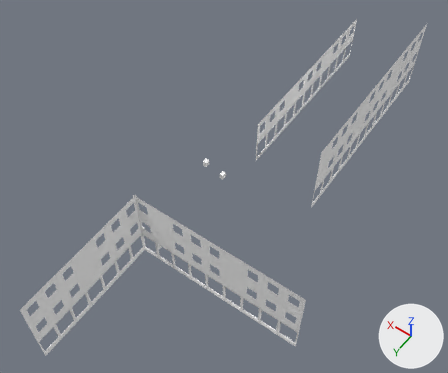
An edit to the OBJ model Games/GuruttoWorld/Assets/Models/StreetJourney/Baked/Block-0-7.obj, drawn before and after from the same camera.
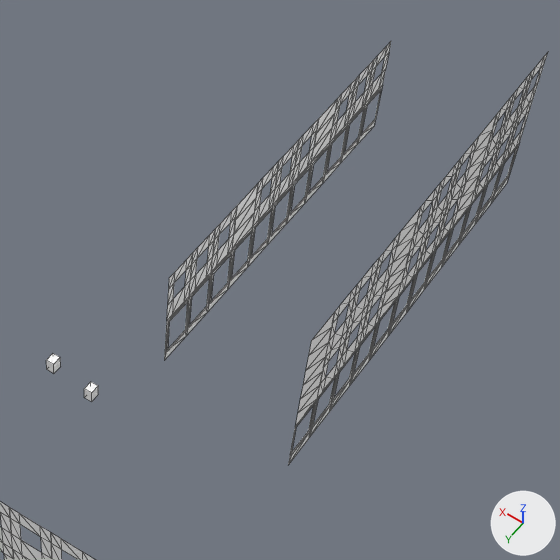
There are two pictures of each version: one whole from a 50 mm lens placed at (-33.2, 52.9, 53.4), pointed at (-10.9, 21.6, 4.2), one close up on the part from 41% to 97% of the width and 0% to 67% of the height. The lights are fixed; the arrows at lower right show +X, +Y and +Z. The last two pictures show the newer version. The close-ups show mesh edges as thin lines. Where no turn or scale is listed for an object, it has been applied to the vertices. Vertices at exactly the same position are counted once.

Names of what the first close-up shows: 'Block-0-7'.
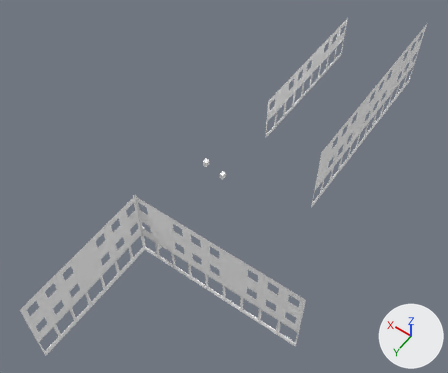
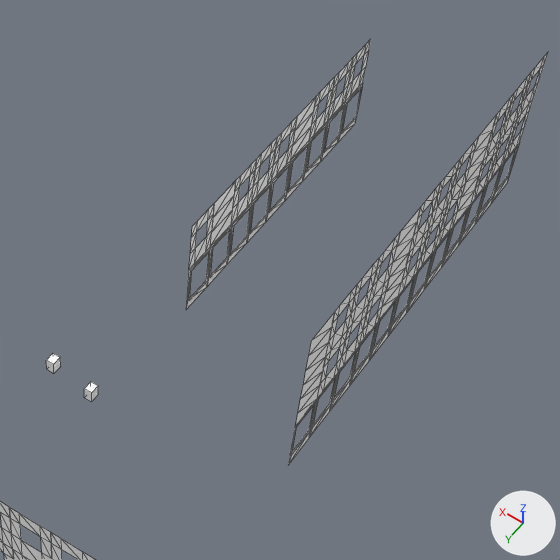
Pixel boxes (x1, y1, x2, y2) of what changed, in the close-ups (560 x 560 px):
'Block-0-7', reshaped
    before: (0, 42, 548, 560)
    after: (0, 39, 548, 560)
part 1 of me_block_0_7, added
    after: (186, 39, 371, 309)
part 2 of me_block_0_7, deleted
    before: (164, 42, 391, 360)

The change, as a diff of the scene's bpy script:
```diff
--- a/Games/GuruttoWorld/Assets/Models/StreetJourney/Baked/Block-0-7.obj.py
+++ b/Games/GuruttoWorld/Assets/Models/StreetJourney/Baked/Block-0-7.obj.py
@@ me_block_0_7 @@
 # used by ob_block_0_7; location = (0.0, 0.0, 0.0)
-me_block_0_7.from_pydata(...)  # 1152 vertices, 1580 faces; spans x -25.0..-5.6, y -8.0..44.0, z 0.0..9.0
+me_block_0_7.from_pydata(...)  # 1106 vertices, 1516 faces; spans x -25.0..-5.6, y -8.0..44.0, z 0.0..9.0
+# me_block_0_7 part 1: a new loose piece of 194 vertices spanning x -8.9..-8.8, y -7.5..10.5, z 0.0..6.0, in mat_white (white #ffffff)
+# me_block_0_7 part 2
+# 240 vertices are removed from x -9.9..-9.8, y -8.0..14.0, z 0.0..6.0
+# 332 faces are deleted
 me_block_0_7.materials.append(mat_white)
```
